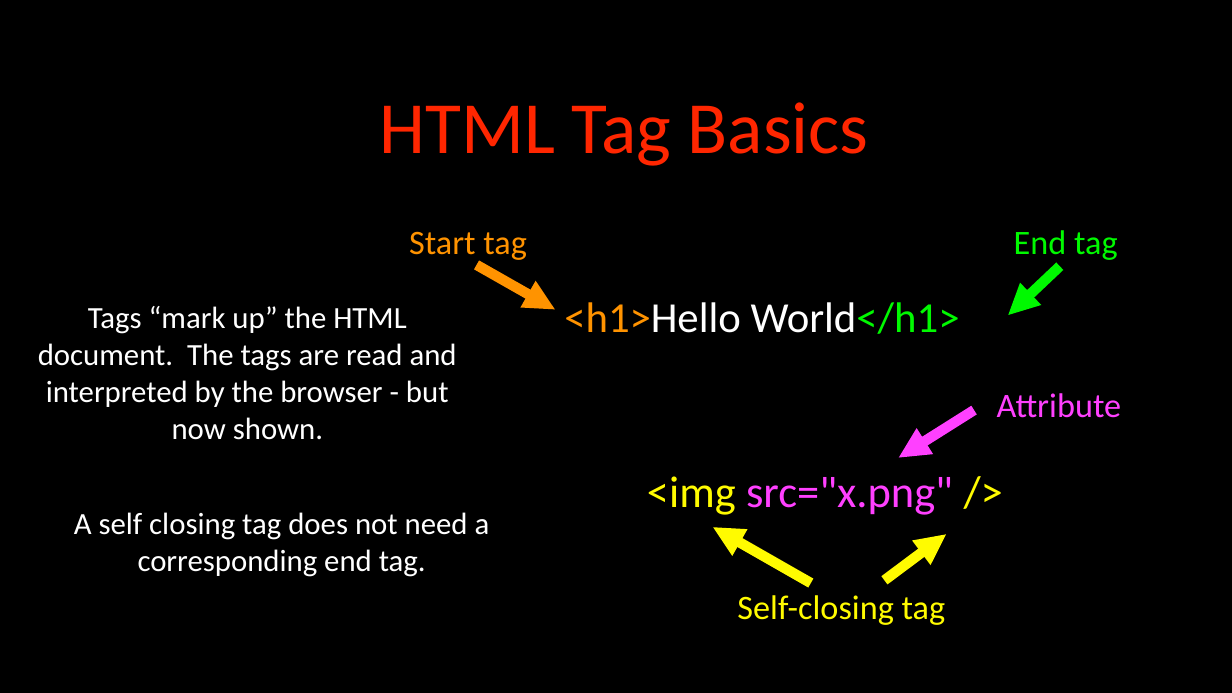
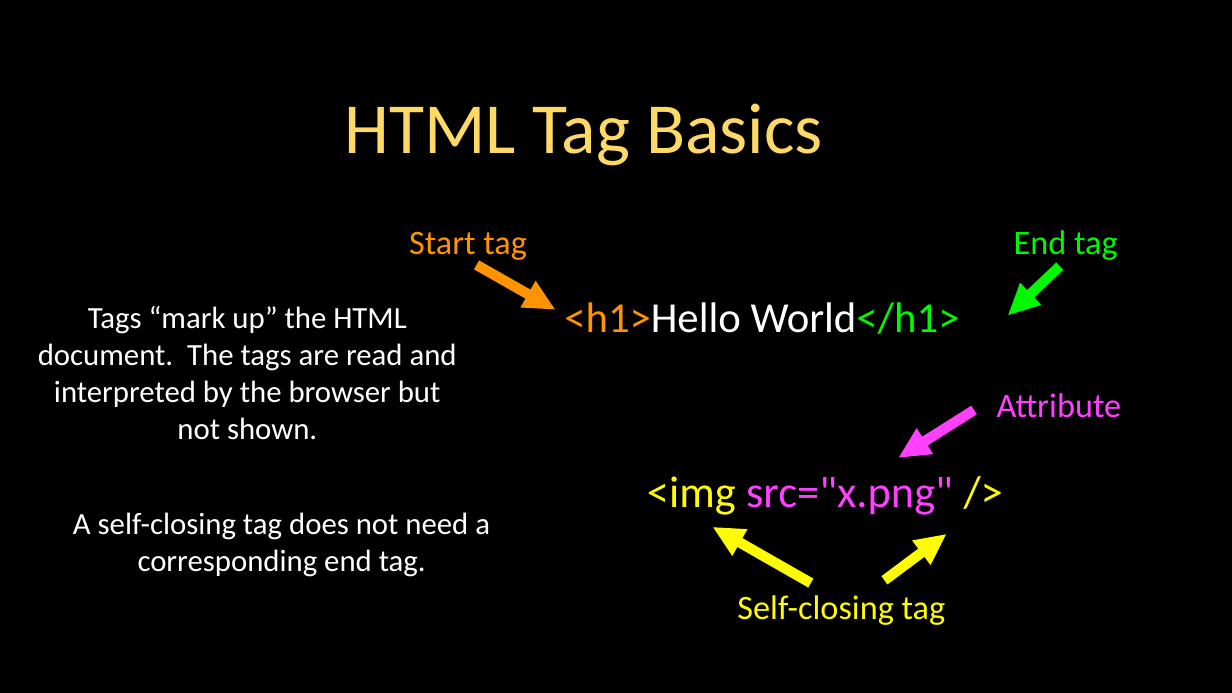
Before and after one commit to csev/wa4e, a slide deck: slide 16 of lectures/Web-02-HTML.ppt. Drawn at 1232x693 pixels with LibreOffice and Linux fonts; fonts in the diff are those of the drawing. Boxes give left, top, right and bottom in pixels: in the first picture for what was removed or moved away, otherwise in the second. Text is boxed around its words. In the diff, an @@ line names an element or a change of style, - is before the commit and + after.

```diff
--- a/lectures/Web-02-HTML.ppt
+++ b/lectures/Web-02-HTML.ppt
@@ title "HTML Tag Basics" at <box>345,103,822,166</box>: size 43 to 42 pt, text colour #FF2600 to #FFD966 @@
@@ text at <box>38,306,457,440</box>: text changed @@
-Tags “mark up” the HTML document. The tags are read and interpreted by the browser - but now shown.
+Tags “mark up” the HTML document. The tags are read and interpreted by the browser but not shown.
@@ text at <box>73,512,490,577</box>: text changed @@
-A self closing tag does not need a corresponding end tag.
+A self-closing tag does not need a corresponding end tag.
```
Also in this commit, not shown: 28 other slides changed, 2 other files.
